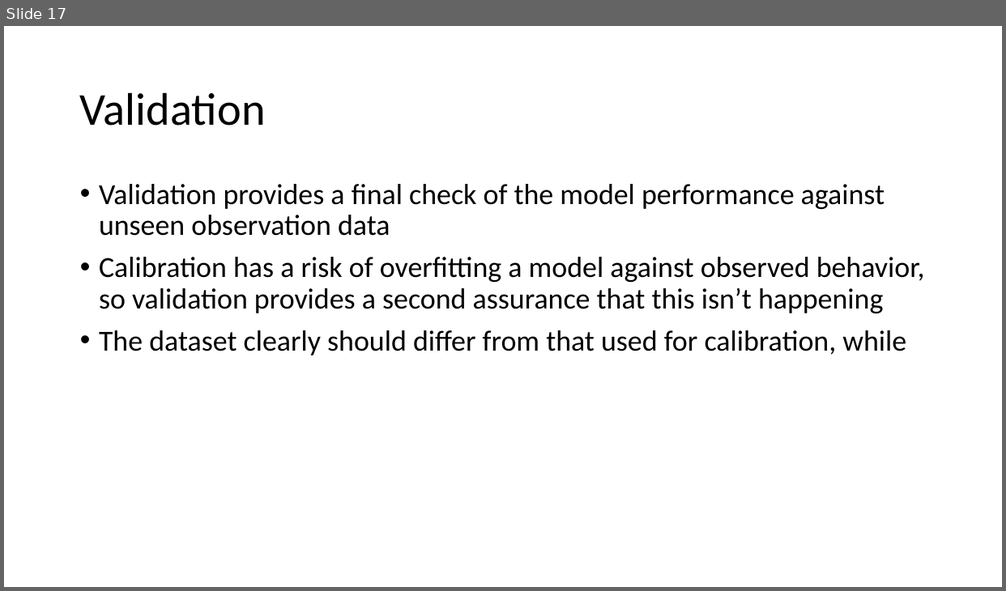
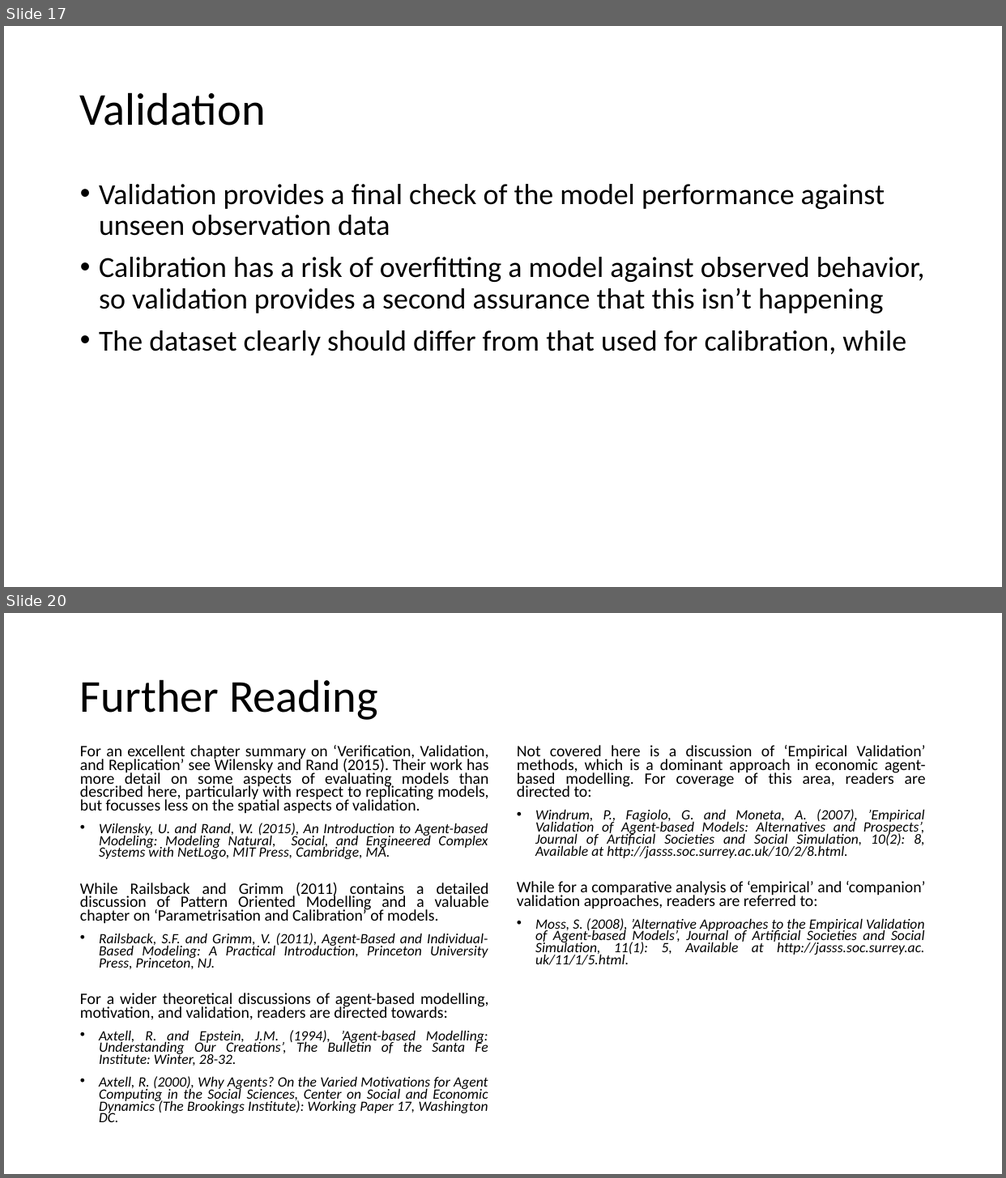
Before and after one commit to abmgis/abmgis, a slide deck: Chapter10-EvaluatingModels/Chapter10.pptx. Shown one above the other, each under a label of ours: slide 17 before the commit, slides 17 and 20 after it; the slides between them are not shown. The pictures are 1006x591 and 1006x1178 pixels, drawn with LibreOffice and Linux fonts; fonts in the diff are those of the drawing. Boxes give left, top, right and bottom in pixels: in the first picture for what was removed or moved away, otherwise in the second. Text is boxed around its words. In the diff, an @@ line names an element or a change of style, - is before the commit and + after.

Commit message:
Finalising Chapters 3 and 10

```diff
--- a/Chapter10-EvaluatingModels/Chapter10.pptx
+++ b/Chapter10-EvaluatingModels/Chapter10.pptx
@@ slide 20 added at box(4, 613, 1002, 1174), background #FFFFFF @@
@@ title added at box(80, 679, 378, 720), 44 pt, text #000000 @@
+Further Reading
@@ text added at box(80, 745, 489, 1122), 13.8 pt, text #000000, italic @@
+For an excellent chapter summary on ‘Verification, Validation, and Replication’ see Wilensky and Rand (2015). Their work has more detail on some aspects of evaluating models than described here, particularly with respect to replicating models, but focusses less on the spatial aspects of validation.
+• Wilensky, U. and Rand, W. (2015), An Introduction to Agent-based Modeling: Modeling Natural, Social, and Engineered Complex Systems with NetLogo, MIT Press, Cambridge, MA.
+While Railsback and Grimm (2011) contains a detailed discussion of Pattern Oriented Modelling and a valuable chapter on ‘Parametrisation and Calibration’ of models.
+• Railsback, S.F. and Grimm, V. (2011), Agent-Based and Individual-Based Modeling: A Practical Introduction, Princeton University Press, Princeton, NJ.
+For a wider theoretical discussions of agent-based modelling, motivation, and validation, readers are directed towards:
+• Axtell, R. and Epstein, J.M. (1994), ’Agent-based Modelling: Understanding Our Creations’, The Bulletin of the Santa Fe Institute: Winter, 28-32.
+• Axtell, R. (2000), Why Agents? On the Varied Motivations for Agent Computing in the Social Sciences, Center on Social and Economic Dynamics (The Brookings Institute): Working Paper 17, Washington DC.
@@ text added at box(517, 745, 926, 965), 13.8 pt, text #000000, italic @@
+Not covered here is a discussion of ‘Empirical Validation’ methods, which is a dominant approach in economic agent-based modelling. For coverage of this area, readers are directed to:
+• Windrum, P., Fagiolo, G. and Moneta, A. (2007), ’Empirical Validation of Agent-based Models: Alternatives and Prospects’, Journal of Artificial Societies and Social Simulation, 10(2): 8, Available at http://jasss.soc.surrey.ac.uk/10/2/8.html.
+While for a comparative analysis of ‘empirical’ and ‘companion’ validation approaches, readers are referred to:
+• Moss, S. (2008), ’Alternative Approaches to the Empirical Validation of Agent-based Models’, Journal of Artificial Societies and Social Simulation, 11(1): 5, Available at http://jasss.soc.surrey.ac. uk/11/1/5.html.
```
Also in this commit, not shown: 5 slides changed, 3 other slides added, 2 other files.
